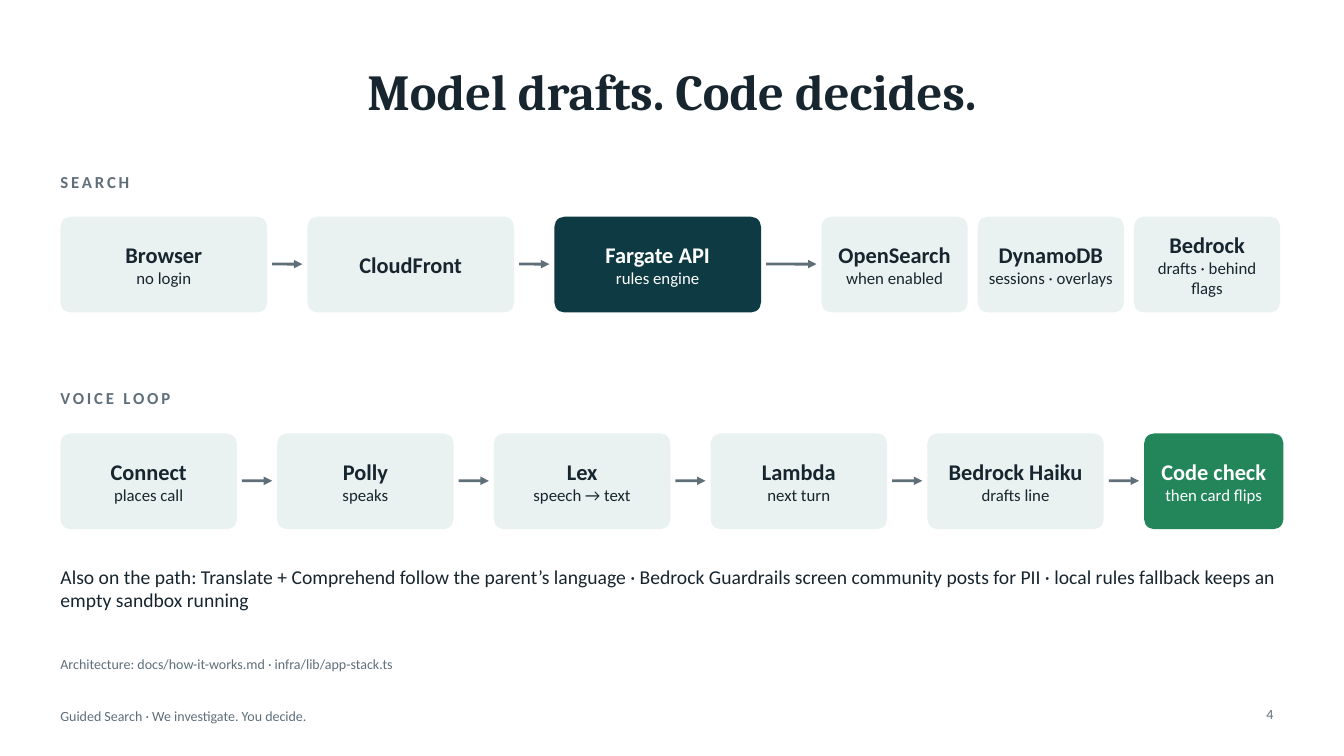
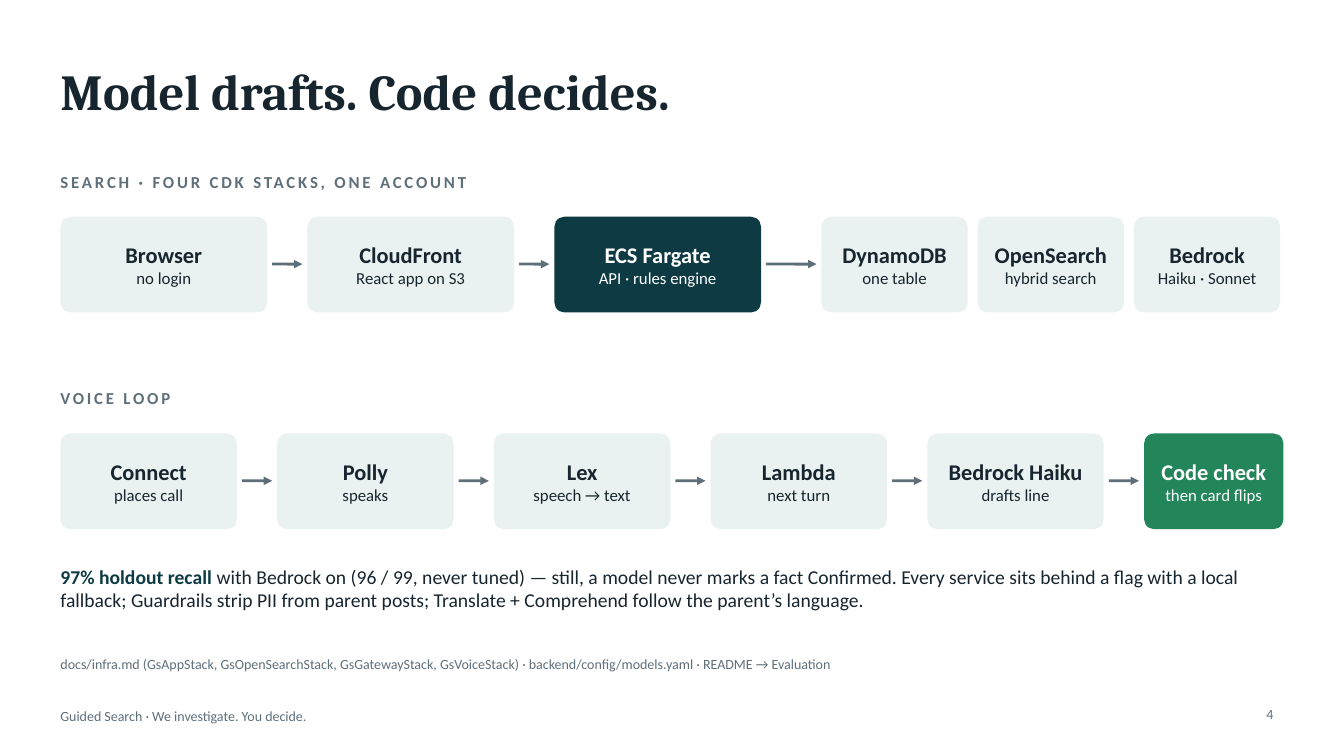
Before and after one commit to ClearView-AWS/AWS_BreakingBarriers, a slide deck: slide 4 of docs/pitch/Guided-Search-8min.pptx. Drawn at 1344x756 pixels with LibreOffice and Linux fonts; fonts in the diff are those of the drawing. Boxes give left, top, right and bottom in pixels: in the first picture for what was removed or moved away, otherwise in the second. Text is boxed around its words. In the diff, an @@ line names an element or a change of style, - is before the commit and + after.

```diff
--- a/docs/pitch/Guided-Search-8min.pptx
+++ b/docs/pitch/Guided-Search-8min.pptx
@@ title "Model drafts. Code decides." at bbox=[60, 74, 669, 111]: alignment centre to left @@
@@ text in rounded rectangle at bbox=[599, 248, 716, 287]: text changed @@
-Fargate API
-rules engine
+ECS Fargate
+API · rules engine
@@ text in rounded rectangle at bbox=[842, 248, 946, 284]: text changed; size 12 to 16 pt; bold on @@
-OpenSearch
-when enabled
+DynamoDB
+one table
@@ text in rounded rectangle at bbox=[995, 247, 1107, 287]: text changed @@
-DynamoDB
-sessions · overlays
+OpenSearch
+hybrid search
@@ text in rounded rectangle at bbox=[356, 273, 465, 287]: paragraph added @@
+React app on S3
@@ text in rounded rectangle at bbox=[1158, 272, 1256, 284]: text changed @@
-drafts · behind flags
+Haiku · Sonnet
@@ text at bbox=[60, 570, 1238, 611]: text changed @@
-Also on the path: Translate + Comprehend follow the parent’s language · Bedrock Guardrails screen community posts for PII · local rules fallback keeps an empty sandbox running
+97% holdout recall with Bedrock on (96 / 99, never tuned) — still, a model never marks a fact Confirmed. Every service sits behind a flag with a local fallback; Guardrails strip PII from parent posts; Translate + Comprehend follow the parent’s language.
@@ text at bbox=[60, 659, 831, 672]: text changed @@
-Architecture: docs/how-it-works.md · infra/lib/app-stack.ts
+docs/infra.md (GsAppStack, GsOpenSearchStack, GsGatewayStack, GsVoiceStack) · backend/config/models.yaml · README → Evaluation
```
Also in this commit, not shown: 6 other slides changed, 1 slide added, 1 slide removed, 1 other file.
